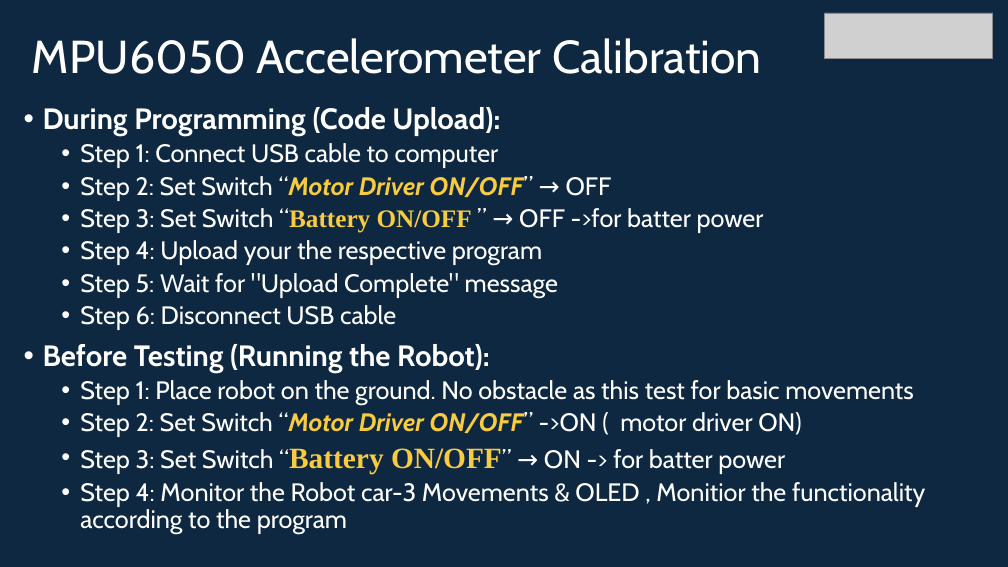
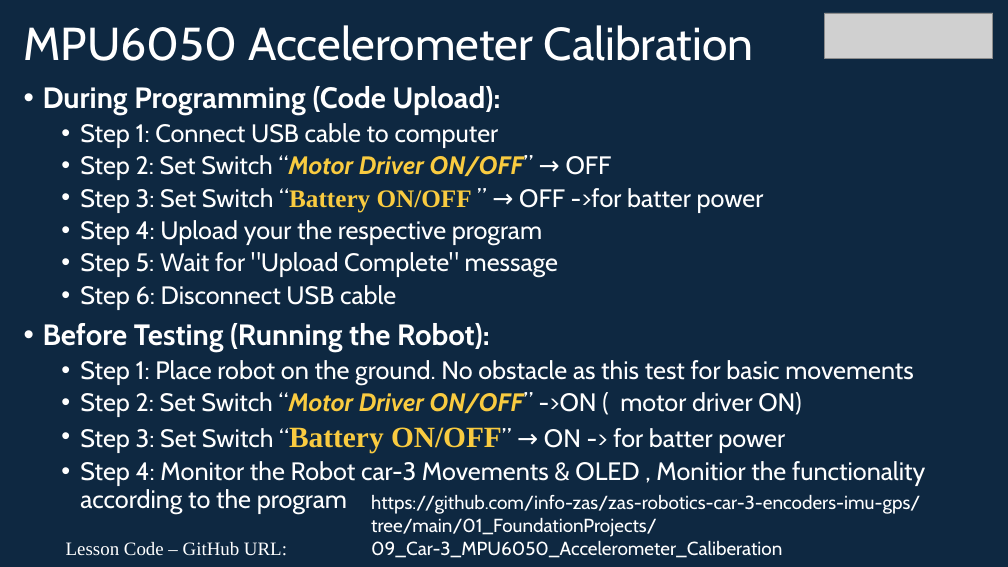
Before and after one commit to info-zas/zas-robotics-car-3-encoders-imu-gps, a slide deck: slide 16 of 01_FoundationProjects/09_Car-3_MPU6050_Accelerometer_Caliberation/09_Car-3_MPU6050_Accelerometer_Caliberation.pptx. Drawn at 1008x567 pixels with LibreOffice and Linux fonts; fonts in the diff are those of the drawing; grey boxes stand for pictures. Boxes give left, top, right and bottom in pixels: in the first picture for what was removed or moved away, otherwise in the second. Text is boxed around its words. In the diff, an @@ line names an element or a change of style, - is before the commit and + after.

Commit message:
GitHub code link Added Car-3 foundation projects: encoders, distance, GPS, MPU6050 calibration, trajectories

```diff
--- a/01_FoundationProjects/09_Car-3_MPU6050_Accelerometer_Caliberation/09_Car-3_MPU6050_Accelerometer_Caliberation.pptx
+++ b/01_FoundationProjects/09_Car-3_MPU6050_Accelerometer_Caliberation/09_Car-3_MPU6050_Accelerometer_Caliberation.pptx
@@ title "MPU6050 Accelerometer Calibration": place and size @@
-title "MPU6050 Accelerometer Calibration" at (32,38,762,74)
+title "MPU6050 Accelerometer Calibration" at (24,25,754,61)
@@ text "During Programming (Code Upload):": place and size @@
-text "During Programming (Code Upload):" at (43,107,925,534)
+text "During Programming (Code Upload):" at (43,86,925,514)
@@ text added at (371,495,920,558), 18 pt, text #FFFFFF @@
+https://github.com/info-zas/zas-robotics-car-3-encoders-imu-gps/tree/main/01_FoundationProjects/09_Car-3_MPU6050_Accelerometer_Caliberation
@@ text added at (66,542,287,556), 18 pt, text #FFFFFF @@
+Lesson Code – GitHub URL:
```
Also in this commit, not shown: 1 other slide changed, 6 other files.
